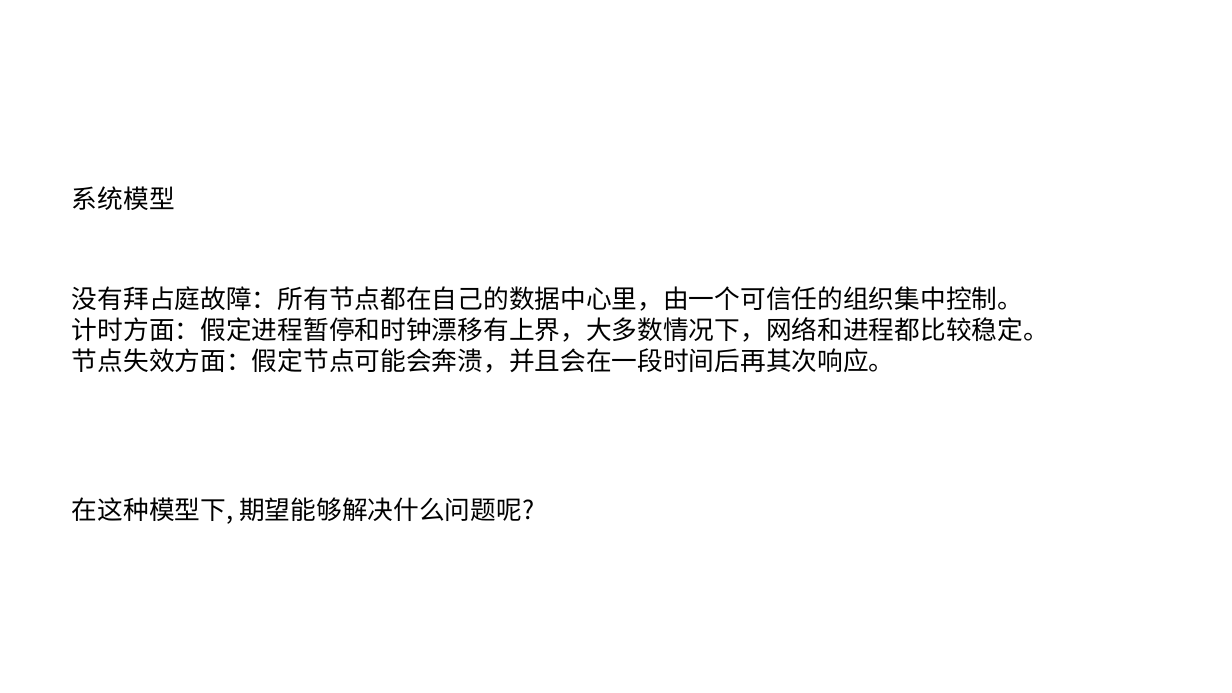
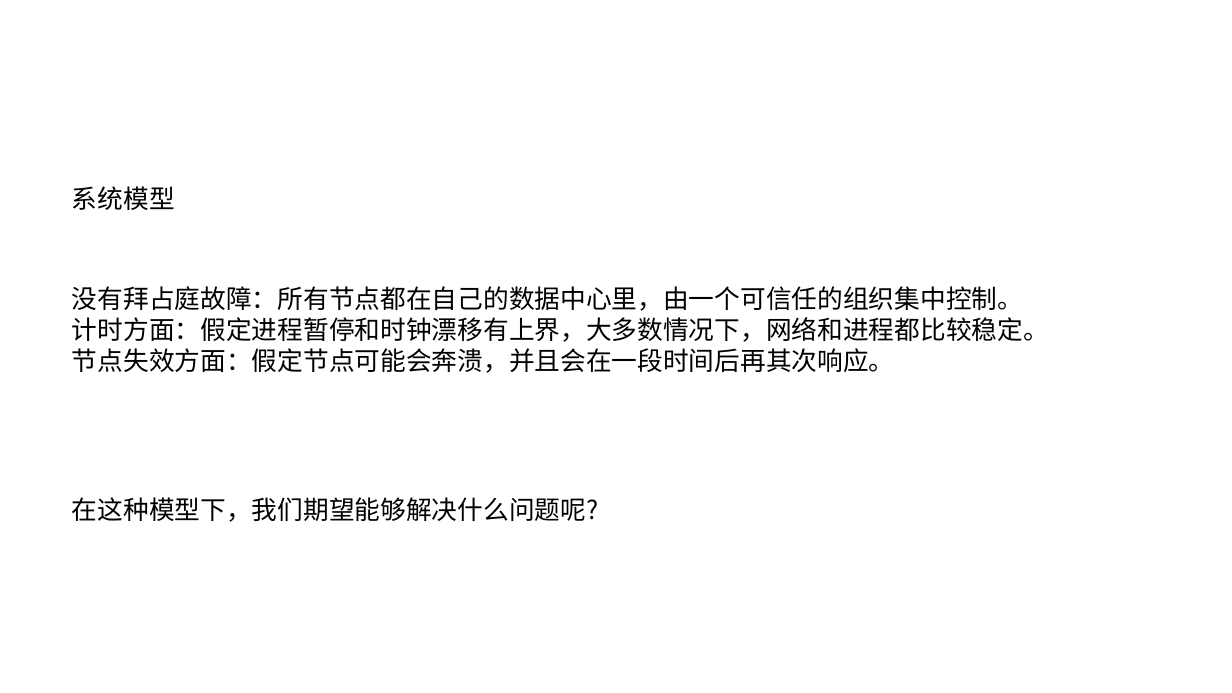
Before and after one commit to zozospider/note, a slide deck: slide 15 of data-system/ZooKeeper_share1_v4.pptx. Drawn at 1232x693 pixels with LibreOffice and Linux fonts; fonts in the diff are those of the drawing. Boxes give left, top, right and bottom in pixels: in the first picture for what was removed or moved away, otherwise in the second. Text is boxed around its words. In the diff, an @@ line names an element or a change of style, - is before the commit and + after.

```diff
--- a/data-system/ZooKeeper_share1_v4.pptx
+++ b/data-system/ZooKeeper_share1_v4.pptx
@@ text at <box>72,497,599,522</box>: text changed @@
-在这种模型下, 期望能够解决什么问题呢?
+在这种模型下，我们期望能够解决什么问题呢?
```
Also in this commit, not shown: 4 other slides changed.
